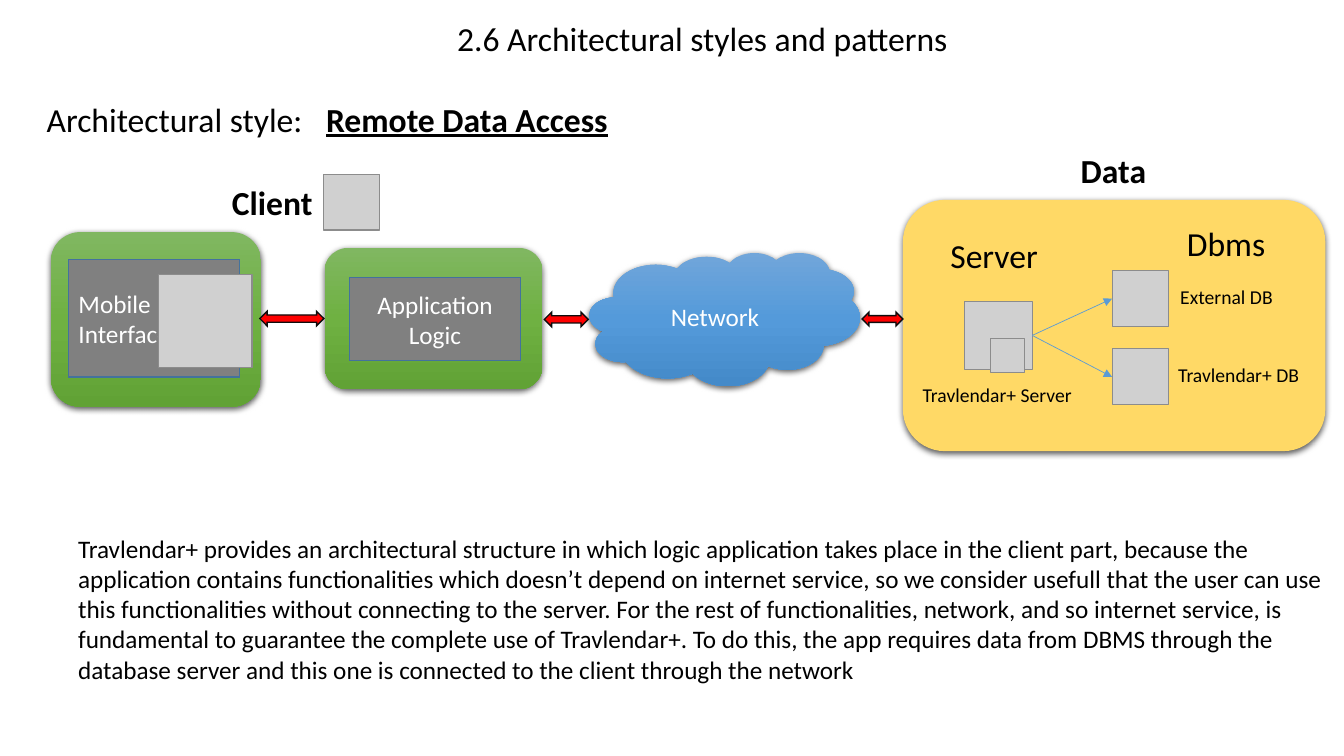
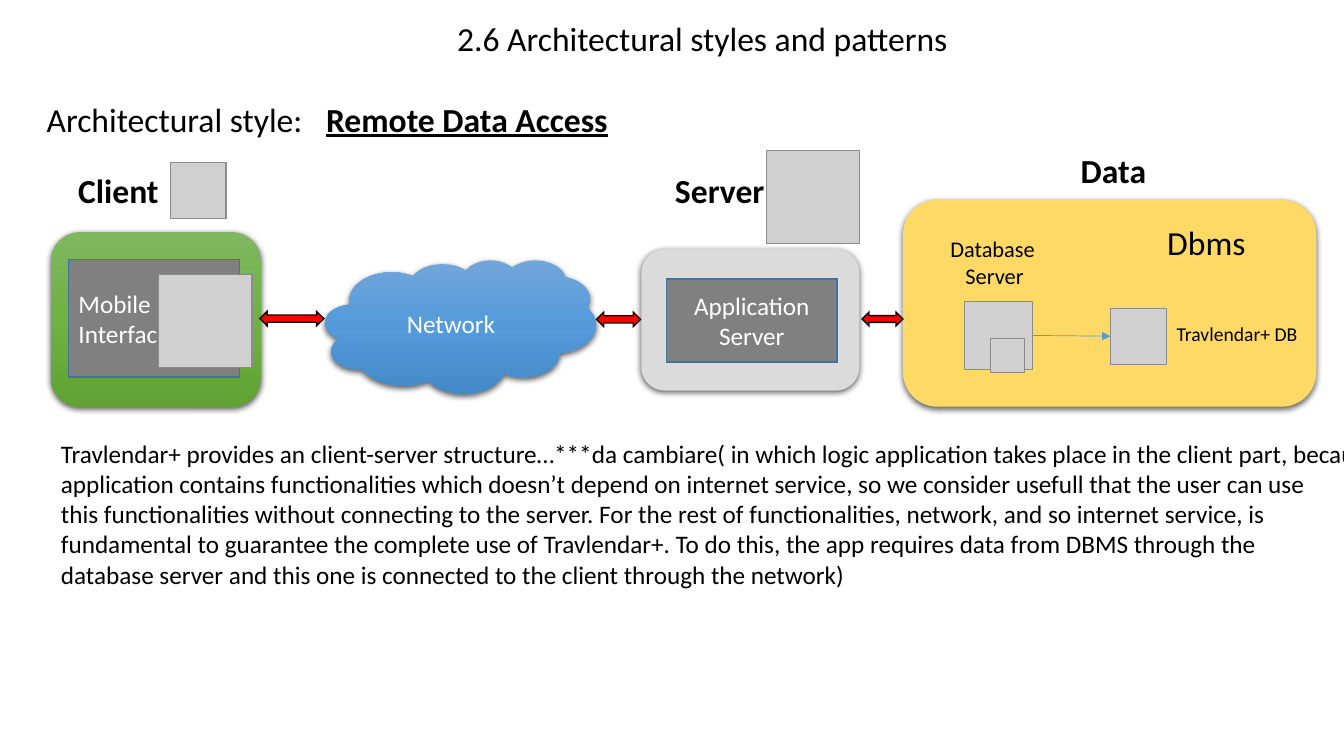
Before and after one commit to AndreaMazzeo289/RASD_DD_Travlendar, a slide deck: slide 4 of Design Documents/Architecture.pptx. Drawn at 1344x756 pixels with LibreOffice and Linux fonts; fonts in the diff are those of the drawing; grey boxes stand for pictures. Boxes give left, top, right and bottom in pixels: in the first picture for what was removed or moved away, otherwise in the second. Text is boxed around its words. In the diff, an @@ line names an element or a change of style, - is before the commit and + after.

```diff
--- a/Design Documents/Architecture.pptx
+++ b/Design Documents/Architecture.pptx
@@ text "Client": place and size @@
-text "Client" at [232,191,313,216]
+text "Client" at [78,179,159,204]
@@ picture: place and size @@
-picture at [324,174,380,231]
+picture at [170,162,227,219]
@@ picture added at [766,150,859,243] @@
@@ text at [675,181,764,204]: text changed; size 14 to 24 pt; bold on @@
-Travlendar+ Server
+Server
@@ rounded rectangle: place and size @@
-rounded rectangle at [903,200,1326,451]
+rounded rectangle at [903,200,1317,406]
@@ text "Dbms": place and size @@
-text "Dbms" at [1187,232,1265,257]
+text "Dbms" at [1167,231,1245,256]
@@ cloud "Network": place and size @@
-cloud "Network" at [590,253,860,386]
+cloud "Network" at [326,260,596,393]
@@ rounded rectangle: place and size @@
-rounded rectangle at [325,248,542,389]
+rounded rectangle at [641,249,859,390]
@@ rounded rectangle at [641,249,859,390]: fill gradient #81B861 to #6FB242 to #62A336 to #DBDBDB @@
@@ text at [950,241,1034,257]: paragraph added @@
+Database
@@ text at [965,269,1023,284]: size 24 to 16 pt in "Server" @@
@@ rectangle "Application": place and size @@
-rectangle "Application" at [350,277,520,360]
+rectangle "Application" at [666,279,837,362]
@@ arrow removed from (1032, 336) to (1112, 298) @@
@@ picture removed at [1112,271,1169,328] @@
@@ text removed at [1180,290,1273,304] @@
-External DB
@@ left right arrow: place and size @@
-left right arrow at [544,313,589,327]
+left right arrow at [597,313,641,327]
@@ text in rectangle at [719,329,784,345]: text changed @@
-Logic
+Server
@@ picture: place and size @@
-picture at [1112,349,1169,405]
+picture at [1111,309,1168,365]
@@ text "Travlendar+ DB": place and size @@
-text "Travlendar+ DB" at [1178,368,1299,382]
+text "Travlendar+ DB" at [1177,327,1298,341]
@@ arrow moved from (1032, 336) - (1112, 377) to (1032, 336) - (1111, 337) @@
@@ text "Travlendar+ provides an client-server structure…***da ...": place and size @@
-text "Travlendar+ provides an client-server structure…***da ..." at [78,540,1321,684]
+text "Travlendar+ provides an client-server structure…***da ..." at [61,444,1304,589]
@@ text at [61,444,1288,468]: text changed @@
-Travlendar+ provides an architectural structure in which logic application takes place in the client part, because the
+Travlendar+ provides an client-server structure…***da cambiare( in which logic application takes place in the client part, because the
@@ text at [61,565,844,589]: text changed @@
-database server and this one is connected to the client through the network
+database server and this one is connected to the client through the network)
```
Also in this commit, not shown: 2 other slides changed, 1 slide removed.
